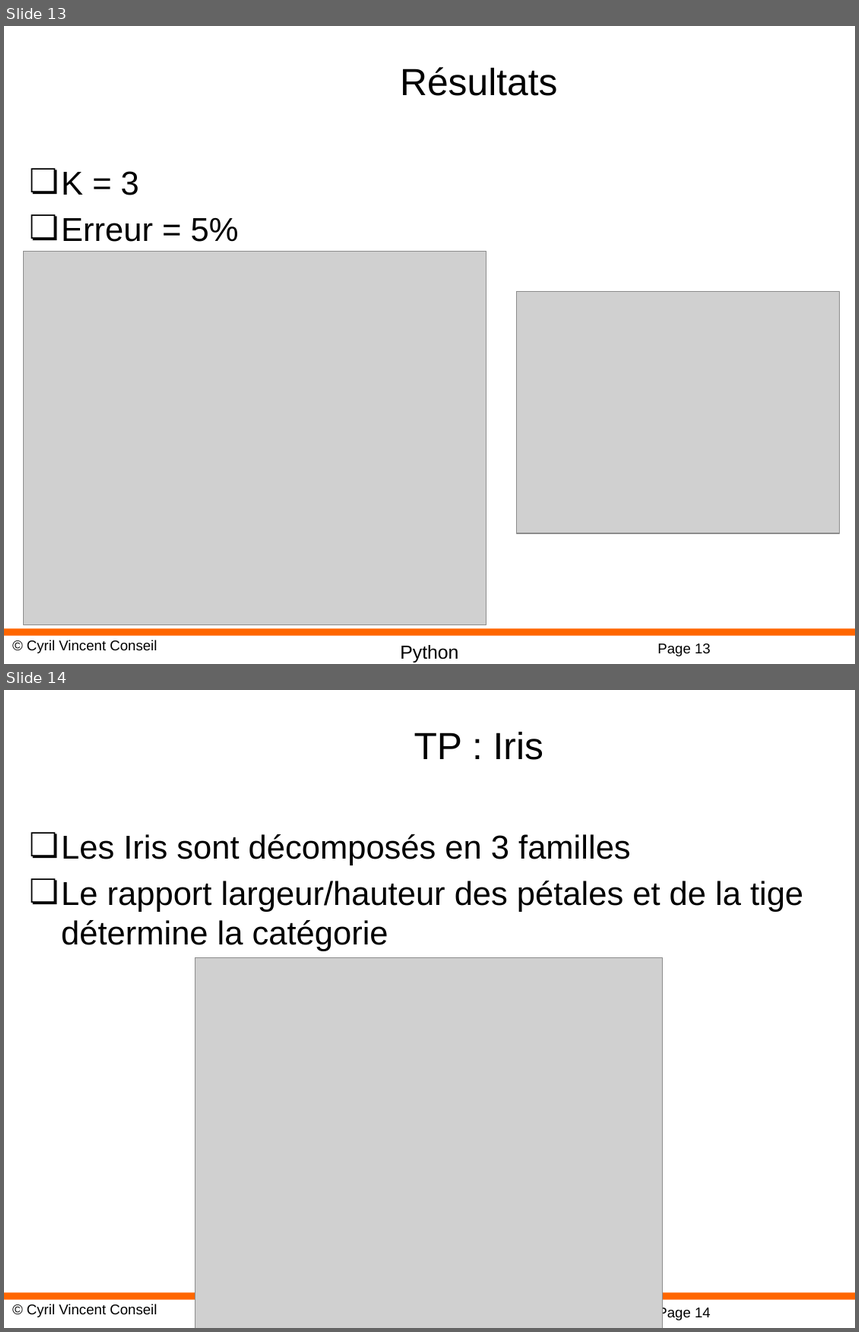
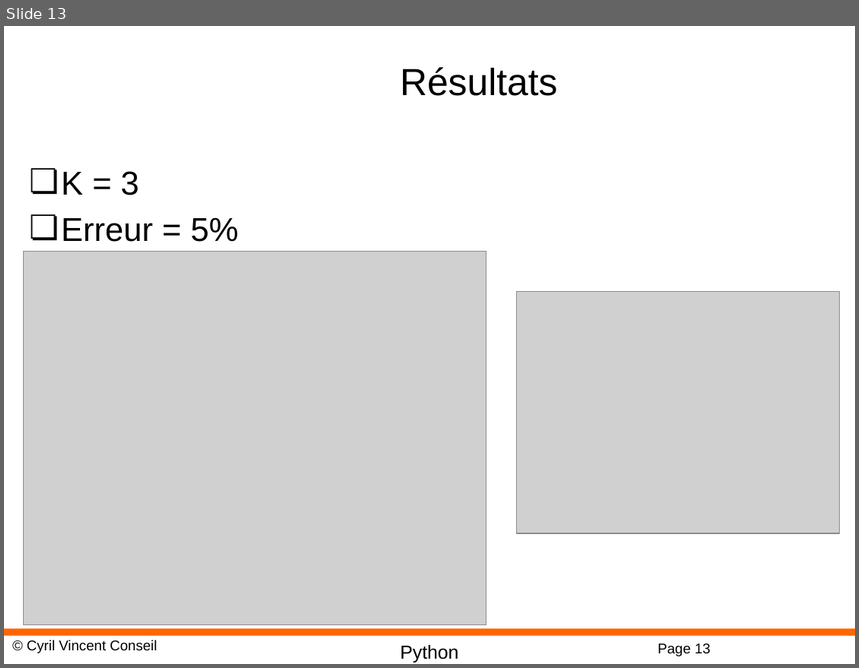
Before and after one commit to cyrilvincent/ML, a slide deck: PPT/MachineLearning14-KNN.pptx. Shown one above the other, each under a label of ours: slides 13 and 14 before the commit, slide 13 after it. The pictures are 859x1332 and 859x668 pixels, drawn with LibreOffice and Linux fonts; fonts in the diff are those of the drawing; grey boxes stand for pictures; background and template pictures are left out. Boxes give left, top, right and bottom in pixels: in the first picture for what was removed or moved away, otherwise in the second. Text is boxed around its words. In the diff, an @@ line names an element or a change of style, - is before the commit and + after.

Commit message:
ATP

```diff
--- a/PPT/MachineLearning14-KNN.pptx
+++ b/PPT/MachineLearning14-KNN.pptx
@@ slide 14 removed at (x1=4, y1=690, x2=855, y2=1328), background #FFFFFF; not listed: 4 template elements that a slide beside it also shows @@
@@ title removed at (x1=414, y1=732, x2=544, y2=760) @@
-TP : Iris
@@ text removed at (x1=61, y1=834, x2=804, y2=951) @@
-❏ Les Iris sont décomposés en 3 familles
-❏ Le rapport largeur/hauteur des pétales et de la tige détermine la catégorie
@@ picture removed at (x1=195, y1=958, x2=662, y2=1328) @@
```
